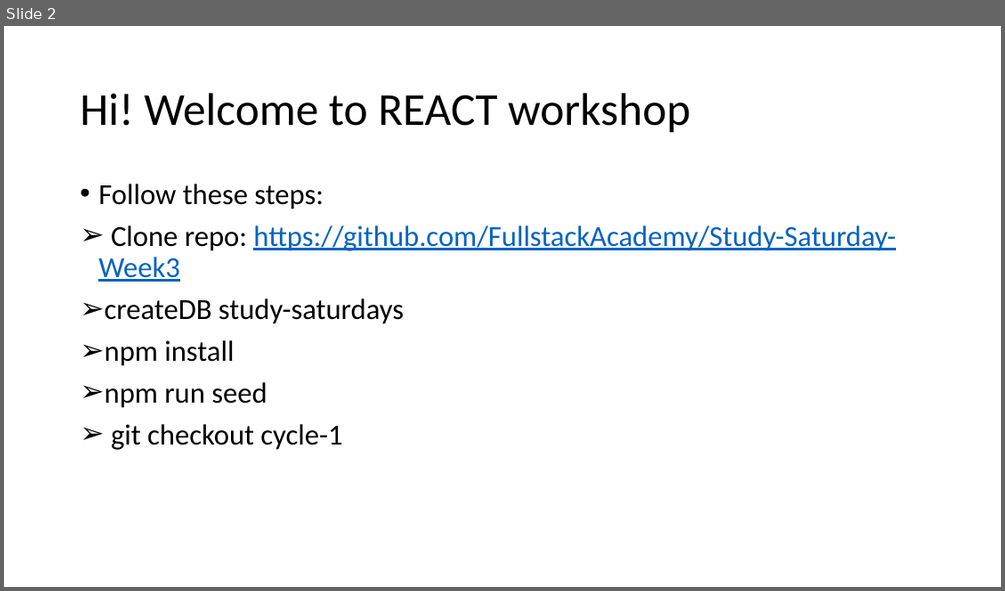
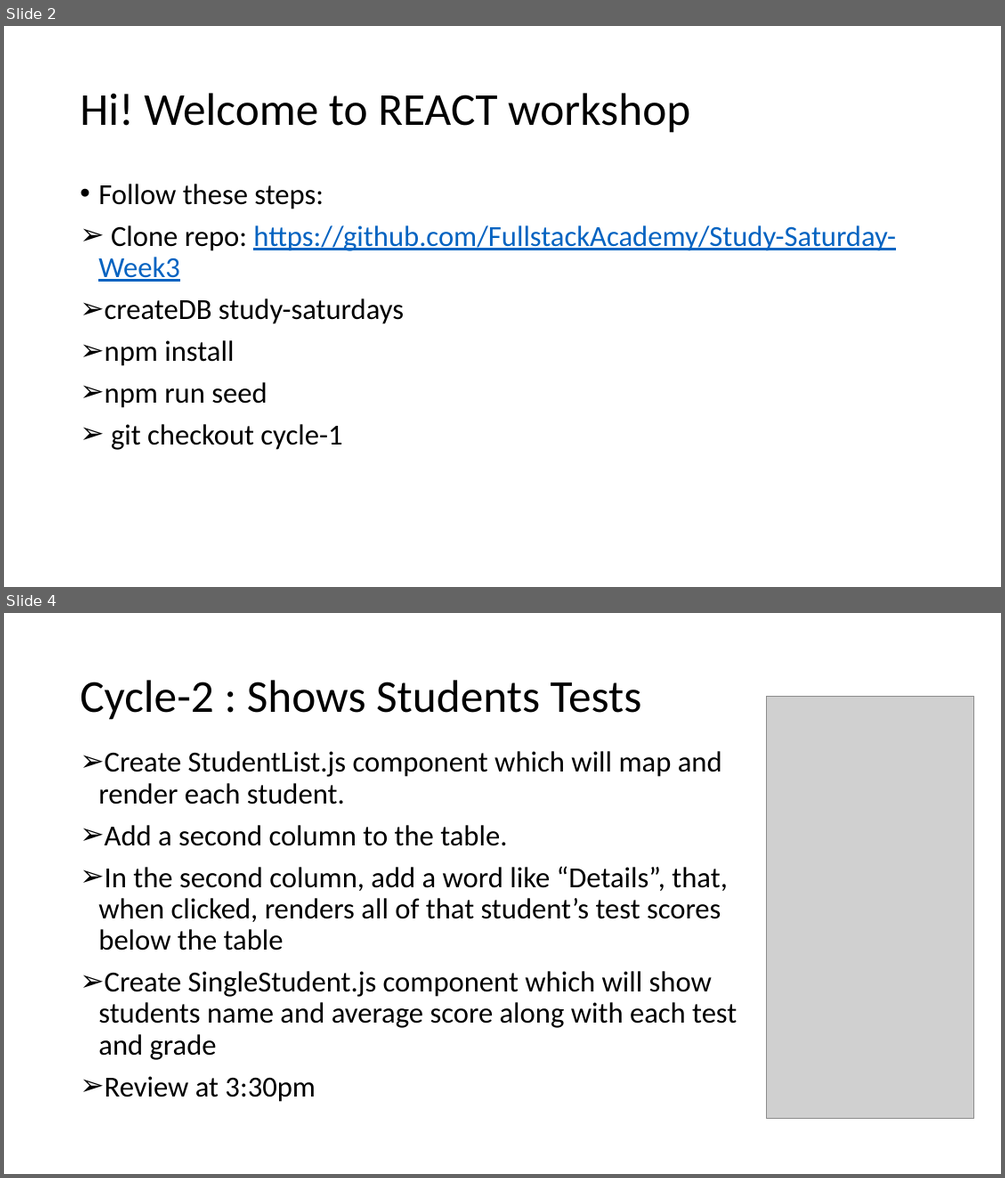
Before and after one commit to FullstackAcademy/Study-Saturday-React, a slide deck: Study Staurday - w3.pptx. Shown one above the other, each under a label of ours: slide 2 before the commit, slides 2 and 4 after it; the slides between them are not shown. The pictures are 1005x591 and 1005x1178 pixels, drawn with LibreOffice and Linux fonts; fonts in the diff are those of the drawing; grey boxes stand for pictures. Boxes give left, top, right and bottom in pixels: in the first picture for what was removed or moved away, otherwise in the second. Text is boxed around its words. In the diff, an @@ line names an element or a change of style, - is before the commit and + after.

Commit message:
added pdf of ppt for students and fellows

```diff
--- a/Study Staurday - w3.pptx
+++ b/Study Staurday - w3.pptx
@@ slide 4 added at [4,613,1001,1174], background #FFFFFF @@
@@ title added at [80,680,642,720], 44 pt, text #000000 @@
+Cycle-2 : Shows Students Tests
@@ picture added at [767,697,975,1119] @@
@@ text added at [98,751,736,1102], 28 pt, text #000000 @@
+➢ Create StudentList.js component which will map and render each student.
+➢ Add a second column to the table.
+➢ In the second column, add a word like “Details”, that, when clicked, renders all of that student’s test scores below the table
+➢ Create SingleStudent.js component which will show students name and average score along with each test and grade
+➢ Review at 3:30pm
```
Also in this commit, not shown: 1 slide changed, 2 slides removed.
